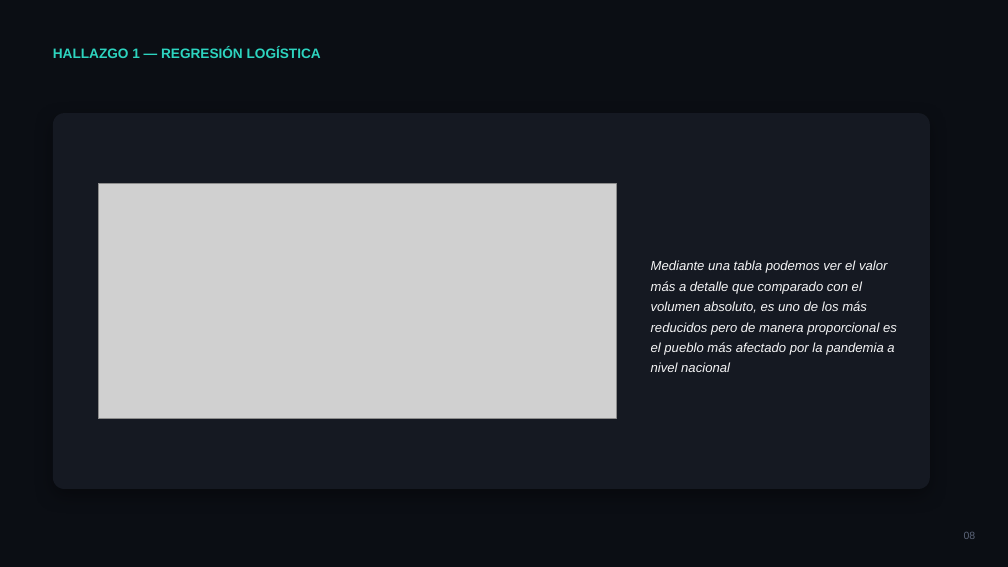
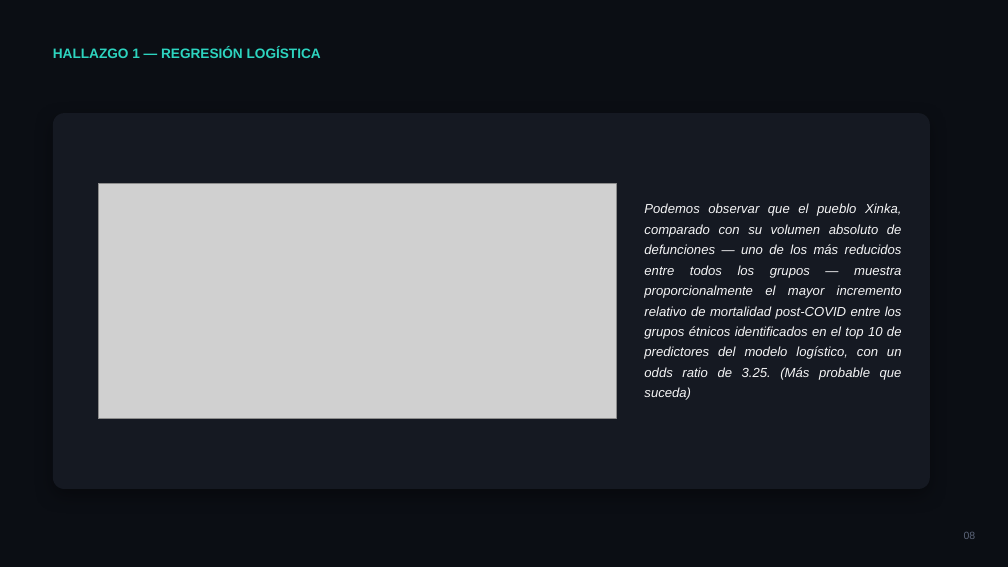
Before and after one commit to betebetoven2/semi2-mortalidad, a slide deck: slide 10 of documentacion_fase3/Presentacion G3.pptx. Drawn at 1008x567 pixels with LibreOffice and Linux fonts; fonts in the diff are those of the drawing; grey boxes stand for pictures. Boxes give left, top, right and bottom in pixels: in the first picture for what was removed or moved away, otherwise in the second. Text is boxed around its words. In the diff, an @@ line names an element or a change of style, - is before the commit and + after.

Commit message:
MOD: Presentacion defensa oral

```diff
--- a/documentacion_fase3/Presentacion G3.pptx
+++ b/documentacion_fase3/Presentacion G3.pptx
@@ text at bbox=[644, 203, 902, 400]: text changed @@
-Mediante una tabla podemos ver el valor más a detalle que comparado con el volumen absoluto, es uno de los más reducidos pero de manera proporcional es el pueblo más afectado por la pandemia a nivel nacional
+Podemos observar que el pueblo Xinka, comparado con su volumen absoluto de defunciones — uno de los más reducidos entre todos los grupos — muestra proporcionalmente el mayor incremento relativo de mortalidad post-COVID entre los grupos étnicos identificados en el top 10 de predictores del modelo logístico, con un odds ratio de 3.25. (Más probable que suceda)
```
